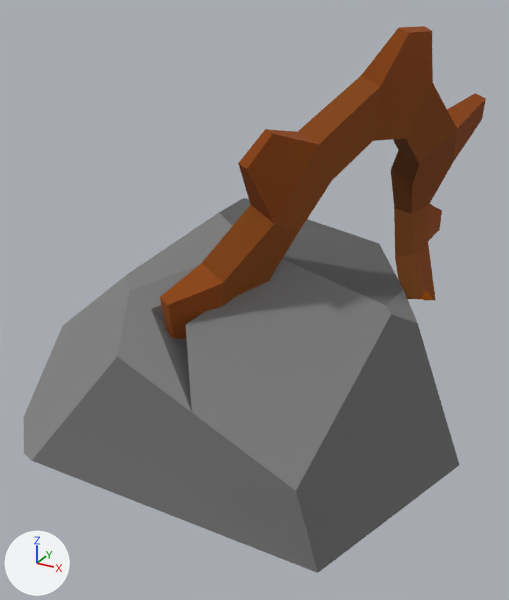
Before and after pictures for a commit that changed the glTF model SpotTheDifference/models/obj_stone03_medium.gltf.
Rendered twice from a camera (50 mm lens) standing at (1.31, -2.42, 1.96) and looking at (0.01, -0.06, 0.78). Lighting does not change. The marker at lower left points along +X, +Y and +Z. Objects named as collision shapes, trigger or cutter boxes, shadow casters or lower levels of detail are left out.

The first picture shows 'obj_stone03_medium'.
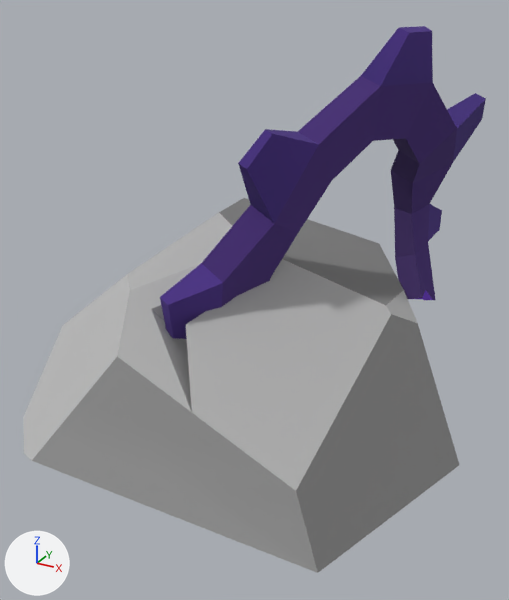
What differs and where, as boxes (x1, y1, x2, y2) in the pictures (509 x 600 px):
'obj_stone03_medium', surface changed: (23, 26, 486, 573) in both

The change, as a diff of the scene's bpy script:
```diff
--- a/SpotTheDifference/models/obj_stone03_medium.gltf.py
+++ b/SpotTheDifference/models/obj_stone03_medium.gltf.py
@@ img_obj_global_steampunk02 @@
+img_obj_global_steampunk02 = load_image('obj_global_steampunk02', 'textures/obj_global_steampunk02.png', 1024, 1024, 'sRGB')
@@ mat_obj_global_steampunk02 @@
 n2 = _N.new('ShaderNodeTexImage'); n2.name = 'Image Texture'
-n2.image = img_obj_global_steampunk
+n2.image = img_obj_global_steampunk02
 n3 = _N.new('ShaderNodeTexImage'); n3.name = 'Image Texture.001'
-n3.image = img_obj_global_steampunk
+n3.image = img_obj_global_steampunk02
 _L.new(n0.outputs[0], n1.inputs[0])  # 'BSDF' to 'Surface'
```
